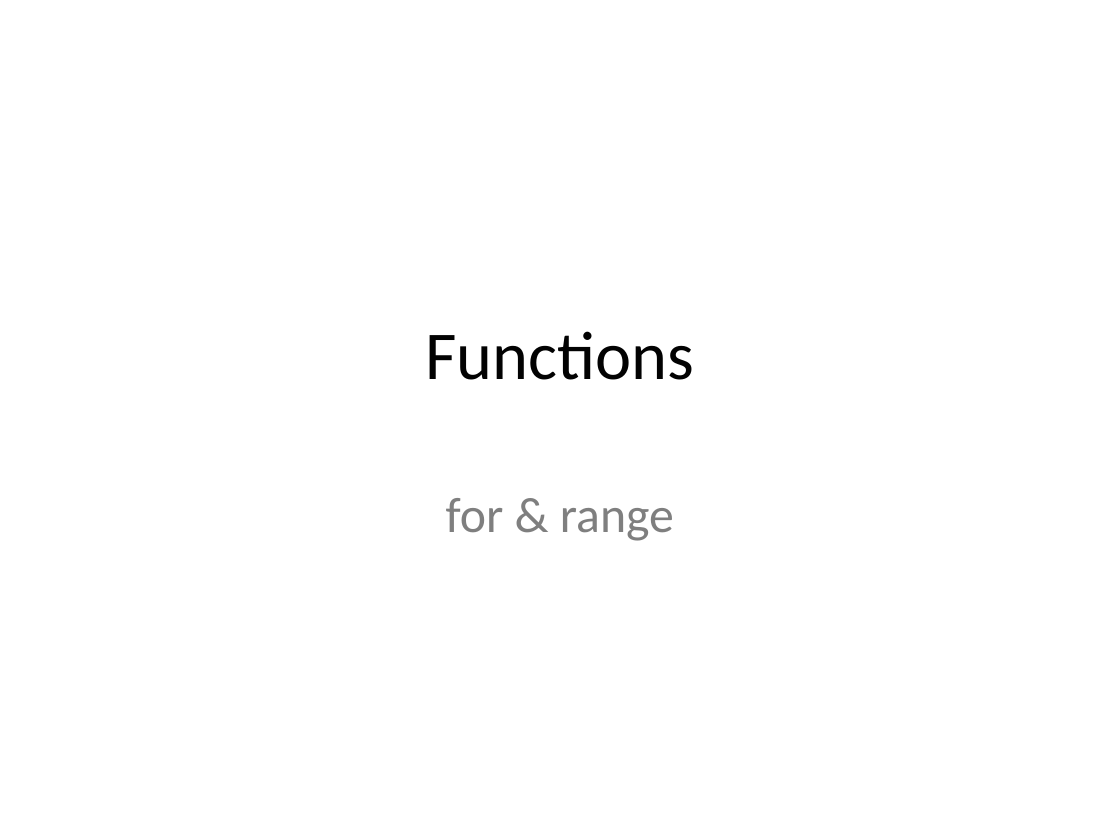
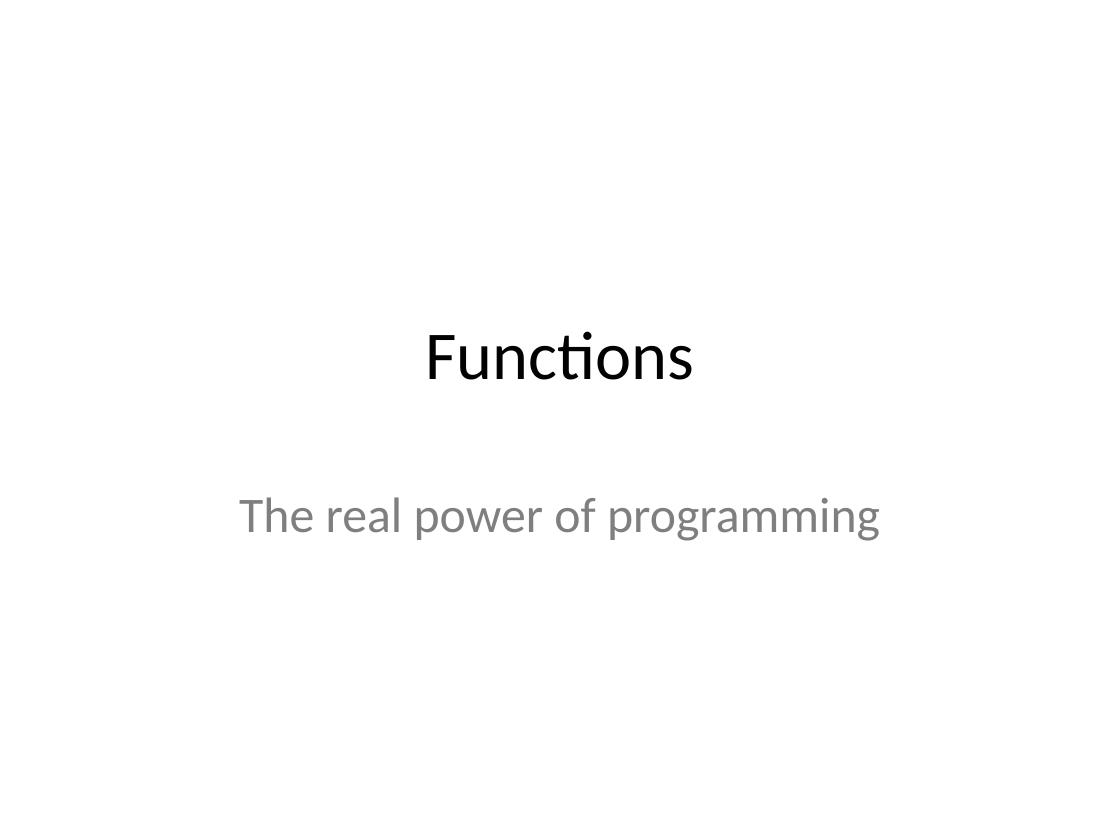
Before and after one commit to emhill/117-S15, a slide deck: slide 1 of src/morea/materials/08-functions.pptx. Drawn at 1120x840 pixels with LibreOffice and Linux fonts; fonts in the diff are those of the drawing. Boxes give left, top, right and bottom in pixels: in the first picture for what was removed or moved away, otherwise in the second. Text is boxed around its words. In the diff, an @@ line names an element or a change of style, - is before the commit and + after.

Commit message:
ppt changes

```diff
--- a/src/morea/materials/08-functions.pptx
+++ b/src/morea/materials/08-functions.pptx
@@ subtitle at (x1=239, y1=497, x2=880, y2=541): text changed @@
-for & range
+The real power of programming
```
Also in this commit, not shown: 2 other files.
